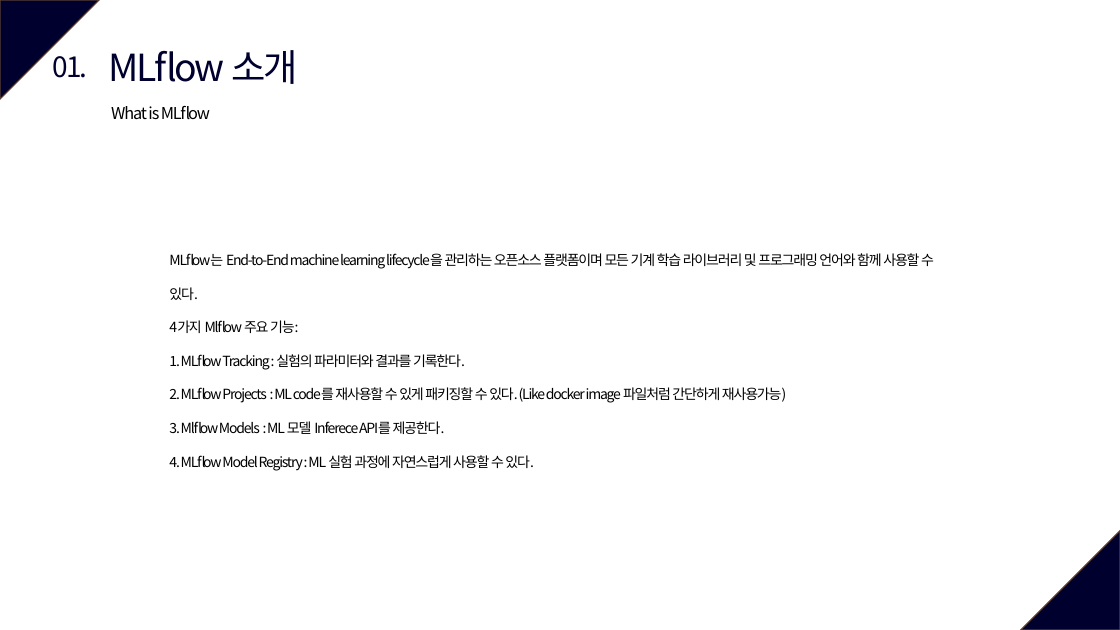
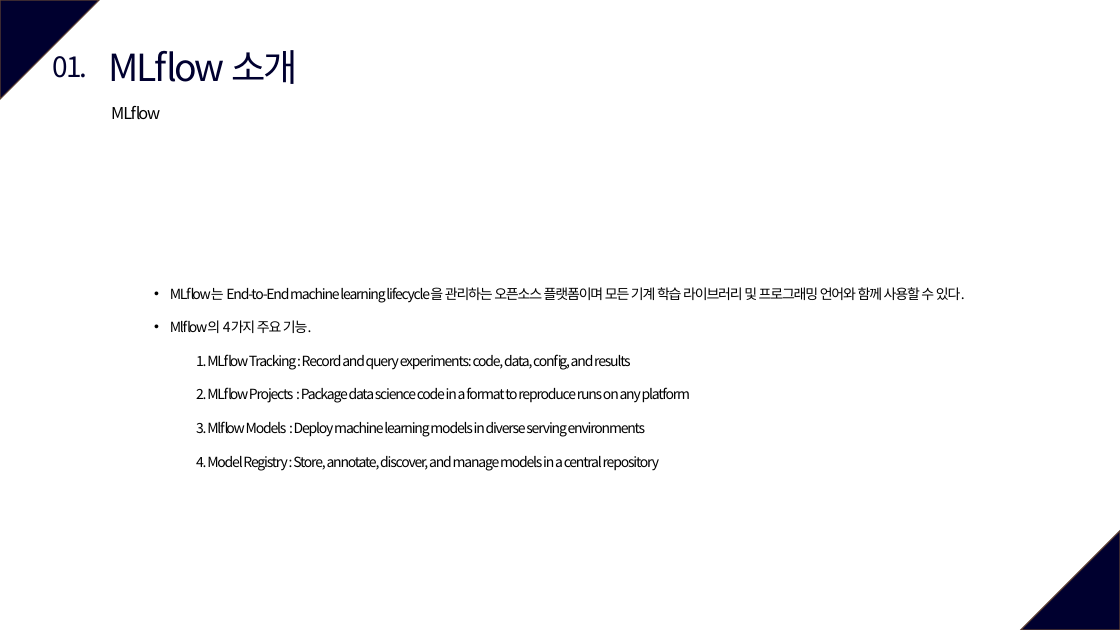
Before and after one commit to vhrehfdl/MLflow_tutorial, a slide deck: slide 6 of MLflow.pptx (slide 5 before the commit). Drawn at 1120x630 pixels with LibreOffice and Linux fonts; fonts in the diff are those of the drawing. Boxes give left, top, right and bottom in pixels: in the first picture for what was removed or moved away, otherwise in the second. Text is boxed around its words. In the diff, an @@ line names an element or a change of style, - is before the commit and + after.

```diff
--- a/MLflow.pptx
+++ b/MLflow.pptx
@@ text at (111, 106, 160, 119): text changed @@
-What is MLflow
+MLflow
@@ text "MLflow는 End-to-End machine learning lifecycle을 ...": place and size @@
-text "MLflow는 End-to-End machine learning lifecycle을 ..." at (169, 253, 934, 471)
+text "MLflow는 End-to-End machine learning lifecycle을 ..." at (170, 287, 965, 471)
@@ text at (170, 287, 965, 303): bullet none to • @@
@@ text at (170, 320, 691, 471): text changed @@
-4가지 Mlflow 주요 기능:
-1. MLflow Tracking : 실험의 파라미터와 결과를 기록한다.
-2. MLflow Projects : ML code를 재사용할 수 있게 패키징할 수 있다. (Like docker image 파일처럼 간단하게 재사용가능)
-3. Mlflow Models : ML 모델 Inferece API를 제공한다.
-4. MLflow Model Registry : ML 실험 과정에 자연스럽게 사용할 수 있다.
+• Mlflow의 4가지 주요 기능.
+  1. MLflow Tracking : Record and query experiments: code, data, config, and results
+  2. MLflow Projects : Package data science code in a format to reproduce runs on any platform
+  3. Mlflow Models : Deploy machine learning models in diverse serving environments
+  4. Model Registry : Store, annotate, discover, and manage models in a central repository
```
Also in this commit, not shown: 5 other slides changed, 12 slides added, 47 other files.
